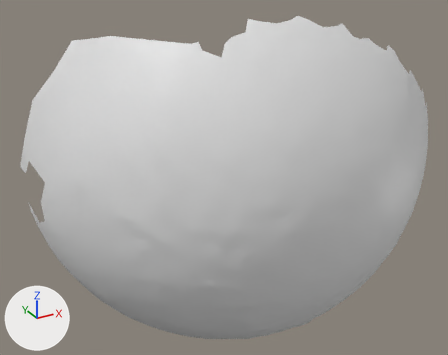
Before and after pictures for a commit that changed the OBJ model res/final/camerafocus/cleanedup/CameraFocus_M16.000001.obj.
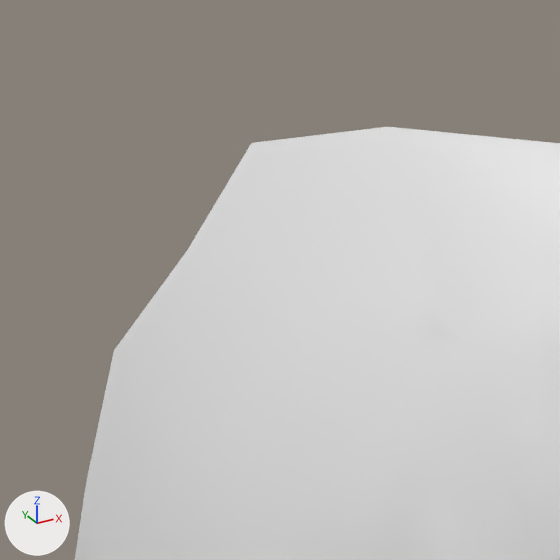
Each version is shown whole from a 50 mm camera at (-194.0, -321.9, 15.1) aimed at (-92.3, -137.1, -77.3), then close up on the part from 0% to 36% of the width and 0% to 45% of the height. Every picture has the same lights, and +X, +Y and +Z are marked at lower left. Where no turn or scale is listed for an object, it has been applied to the vertices.

In view in the first close-up: 'CameraFocus_M16.000001'.
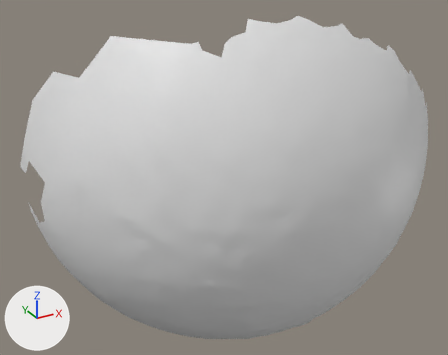
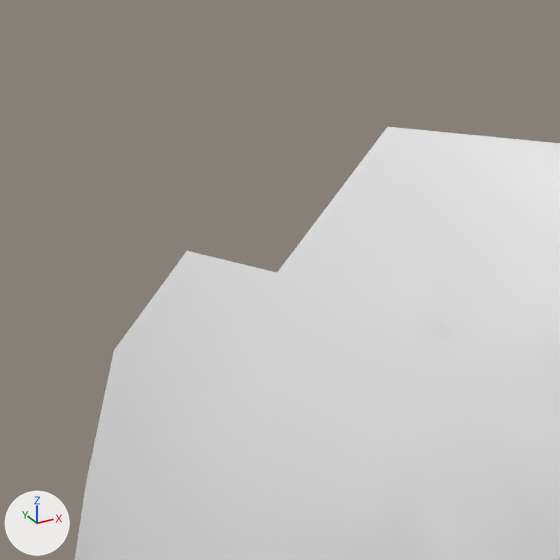
Boxes (x1, y1, x2, y2) around the edits, measured in the close-ups (560 x 560 px):
part 1 of me_camerafocus_m16_000001, deleted
    before: (187, 127, 387, 272)

The edits, one by one:
me_camerafocus_m16_000001 has 3740 vertices, 7397 faces and spans x -160.0..-9.0, y -192.0..-97.0, z -151.0..-15.0.
me_camerafocus_m16_000001 is used by ob_camerafocus_m16_000001; location (0.0, 0.0, 0.0).
Verts and faces of me_camerafocus_m16_000001; kept vertices keep their numbers, new ones are numbered from 3740.
Before the commit, vertices of me_camerafocus_m16_000001: 3707 (-144.0, -140.0, -33.0) at pixel (277, 272), 3737 (-134.0, -143.0, -20.0) at pixel (387, 126), 3738 (-143.0, -132.0, -23.0) at pixel (251, 142), 3739 (-149.0, -129.0, -33.0) at pixel (186, 250).
Part 1, on me_camerafocus_m16_000001:
Vertices deleted: 3738 (with the faces that use them).
